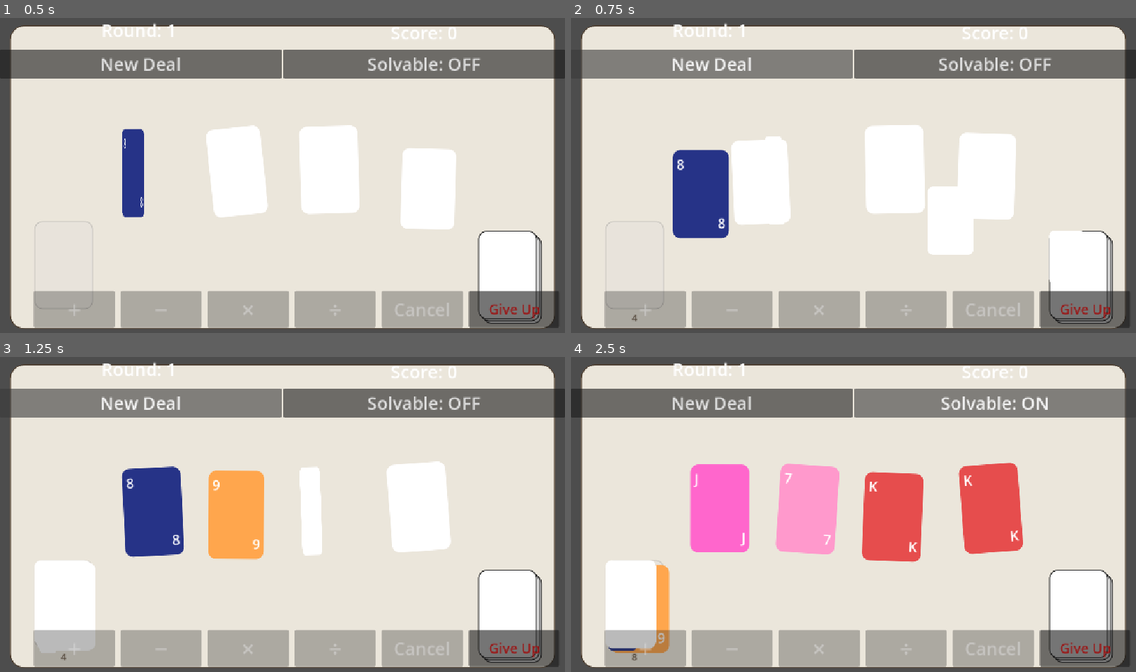
Above: before the commit, frames 1-4 (two rows, left to right).
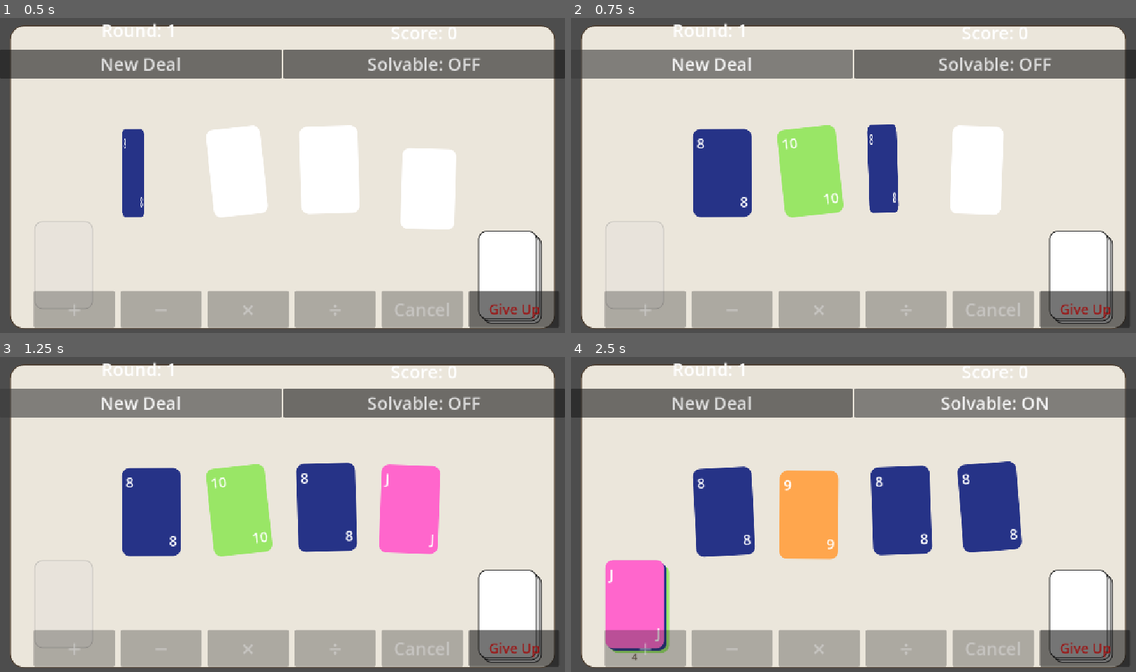
Above: after the commit, the same moments.

Repository: sky-q-xu/card-24
Game: Godot game, scene res://scenes/main.tscn
Same seed, same stepped clock (60 frames per second), same inputs: the game is played once before the commit and once after it.
Inputs:
- Up to frame 1 (0.5 s): no input
- Up to frame 2 (0.75 s): click "New Deal" at 0.5 s
- Up to frame 3 (1.25 s): no input
- Up to frame 4 (2.5 s): click "New Deal" at 1.25 s; click "Solvable: OFF" at 2 s

Frame 1 is identical in both runs. In frame 2, 13% of the frame differs, in the area x 10-91%, y 33-97%; in frame 3, 13%; in frame 4, 16%, in the area x 6-80%, y 33-97%.

Commit message:
Block New Deal spam with _round_transitioning guard
- GameManager.deal_new_round() returns early if _round_transitioning
  is true; set to false via notify_deal_complete() which is called
  from the last card's deal-tween callback.
- Cards still at/near the deck position when a new round fires are
  freed immediately (they never made it to the board) so they can't
  fly from deck directly to the discard pile.
- Cancel any open operator selection (emit _merge_resolved + deactivate
  operator bar) at the start of each round transition.

Co-Authored-By: Claude Sonnet 4.6 <noreply@anthropic.com>

Diff:
--- a/scripts/game_manager.gd
+++ b/scripts/game_manager.gd
@@ -11,8 +11,15 @@
 var round: int = 1
 var score: int = 0
 var _round_values: Array = []
+var _round_transitioning: bool = false
+
+func notify_deal_complete() -> void:
+	_round_transitioning = false
 
 func deal_new_round(increment_round: bool = true) -> void:
+	if _round_transitioning:
+		return
+	_round_transitioning = true
 	var vals := _pick_four()
 	if ensure_solvable:
 		var tries := 0
--- a/scripts/main.gd
+++ b/scripts/main.gd
@@ -224,14 +224,24 @@
 
 func _on_round_started(card_data: Array) -> void:
 	_auto_solving = false
+	# Cancel any open operator selection
+	_merge_resolved.emit("")
+	operator_bar.deactivate()
 	# Kill any deal animations still running so their callbacks can't fire on freed cards
 	for t in _active_deal_tweens:
 		if t:
 			t.kill()
 	_active_deal_tweens.clear()
-	_discard_count += _live_cards.size()
-	for i in _live_cards.size():
-		_animate_to_discard(_live_cards[i], i * 0.06)
+	# Only animate cards that were fully on the board; free mid-deal cards immediately
+	var deck_pos: Vector2 = _deck.global_position
+	var discard_delay := 0.0
+	for card in _live_cards:
+		if card.global_position.distance_to(deck_pos) < 80.0:
+			card.queue_free()  # still at/near deck, never made it to the board
+		else:
+			_discard_count += 1
+			_animate_to_discard(card, discard_delay)
+			discard_delay += 0.06
 	_live_cards.clear()
 	_update_discard_pile()
 	var slots := _card_slots.get_children()
@@ -248,6 +258,9 @@
 		add_child(c)
 		_live_cards.append(c)
 		_animate_deal(c, slots[i].global_position, i)
+	# Notify GameManager once the last card finishes dealing
+	if not _active_deal_tweens.is_empty():
+		_active_deal_tweens.back().tween_callback(func(): GameManager.notify_deal_complete())
 
 const FLIP_DURATION := 0.12
 
